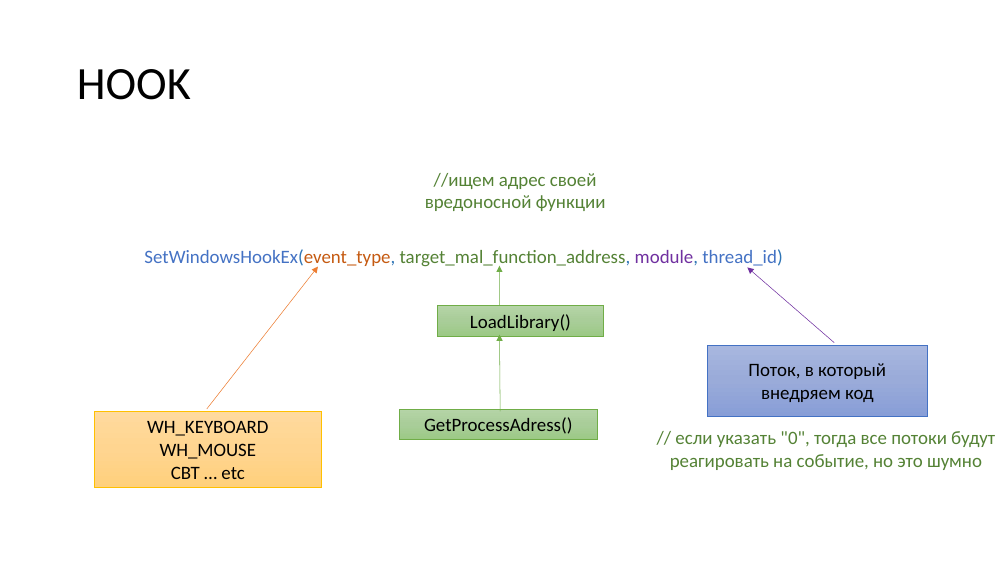
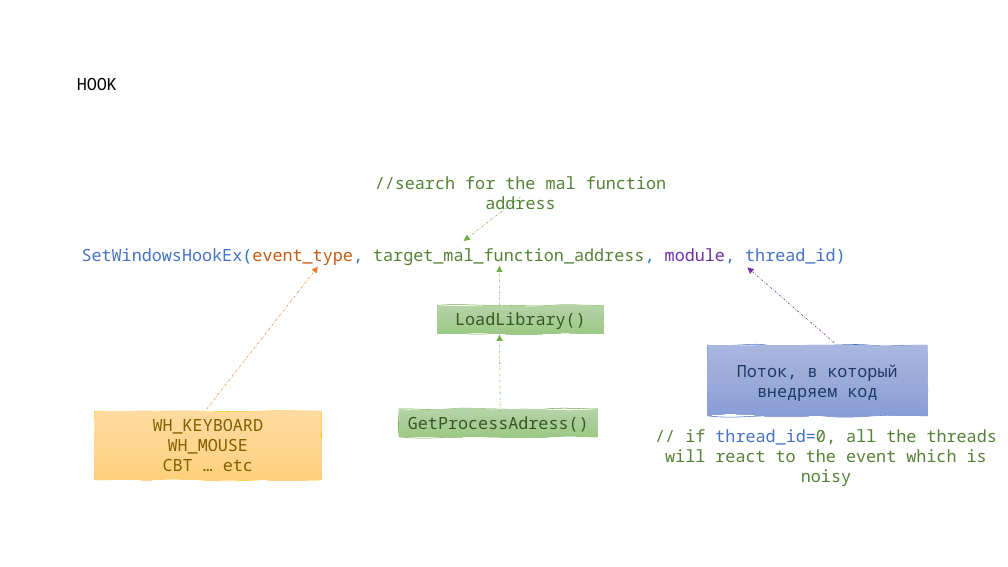
Before and after one commit to ShH01m3s/ShH01m3s.github.io, a slide deck: slide 25 of files/presentations/Injects_p1.pptx. Drawn at 1008x567 pixels with LibreOffice and Linux fonts; fonts in the diff are those of the drawing. Boxes give left, top, right and bottom in pixels: in the first picture for what was removed or moved away, otherwise in the second. Text is boxed around its words. In the diff, an @@ line names an element or a change of style, - is before the commit and + after.

```diff
--- a/files/presentations/Injects_p1.pptx
+++ b/files/presentations/Injects_p1.pptx
@@ title "HOOK" at (77, 78, 117, 90): size 44 to 16 pt, font Calibri to Noto Sans Mono @@
@@ text at (375, 176, 666, 214): text changed; size 18 to 16 pt; font Calibri to Noto Sans Mono @@
-//ищем адрес своей вредоносной функции
+//search for the mal function address
@@ arrow added from (521, 197) to (464, 241), #70AD47 0.5 pt dashed @@
@@ text "SetWindowsHookEx(event_type, target_mal_function_address, mo ..." at (82, 248, 846, 267): size 18 to 16 pt, font Calibri to Noto Sans Mono @@
@@ arrow (206, 409) - (318, 267): stroke #ED7D31 0.5 pt to #ED7D31 0.5 pt dashed @@
@@ arrow (500, 306) - (500, 266): stroke #70AD47 0.5 pt to #70AD47 0.5 pt dashed @@
@@ arrow (835, 343) - (748, 268): stroke #7030A0 0.5 pt to #7030A0 0.5 pt dashed @@
@@ rectangle removed at (438, 306, 603, 336) @@
-LoadLibrary()
@@ freeform shape added at (438, 306, 603, 333), fill gradient #B5D5A7 to #AACE9A to #9CC987, outline #70AD47 0.5 pt, 16 pt, text #385723 @@
+LoadLibrary()
@@ arrow (501, 411) - (500, 335): stroke #70AD47 0.5 pt to #70AD47 0.5 pt dashed @@
@@ rectangle removed at (708, 346, 928, 416) @@
-Поток, в который внедряем код
@@ freeform shape added at (708, 346, 928, 416), fill gradient #A8B7DF to #9AABD9 to #889ED7, outline #4472C4 0.5 pt, 16 pt, text #203864 @@
+Поток, в который внедряем код
@@ rectangle removed at (95, 411, 321, 488) @@
-WH_KEYBOARD
-WH_MOUSE
-CBT … etc
@@ freeform shape added at (95, 411, 321, 480), fill gradient #FFDB9E to #FFD590 to #FFD07C, outline #FFC000 0.5 pt, 16 pt, text #806000 @@
+WH_KEYBOARD
+WH_MOUSE
+CBT … etc
@@ rectangle removed at (399, 409, 597, 439) @@
-GetProcessAdress()
@@ freeform shape added at (399, 409, 597, 437), fill gradient #B5D5A7 to #AACE9A to #9CC987, outline #70AD47 0.5 pt, 16 pt, text #385723 @@
+GetProcessAdress()
@@ text at (665, 429, 997, 462): text changed; size 18 to 16 pt; font Calibri to Noto Sans Mono @@
-// если указать "0", тогда все потоки будут реагировать на событие, но это шумно
+// if thread_id=0, all the threads will react to the event which is noisy
```
Also in this commit, not shown: 7 other slides changed, 2 slides added, 2 slides removed, 14 other files.
